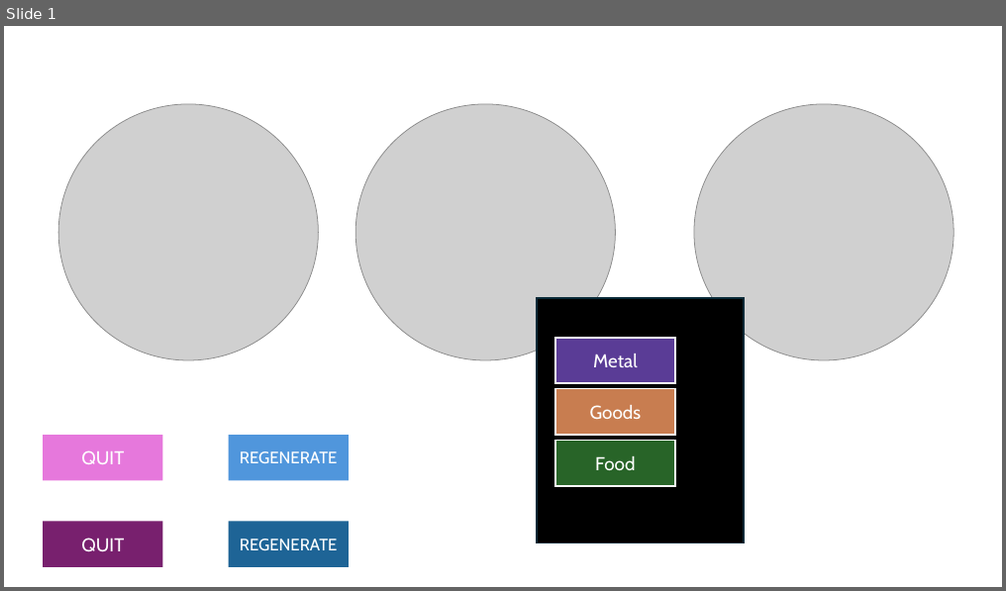
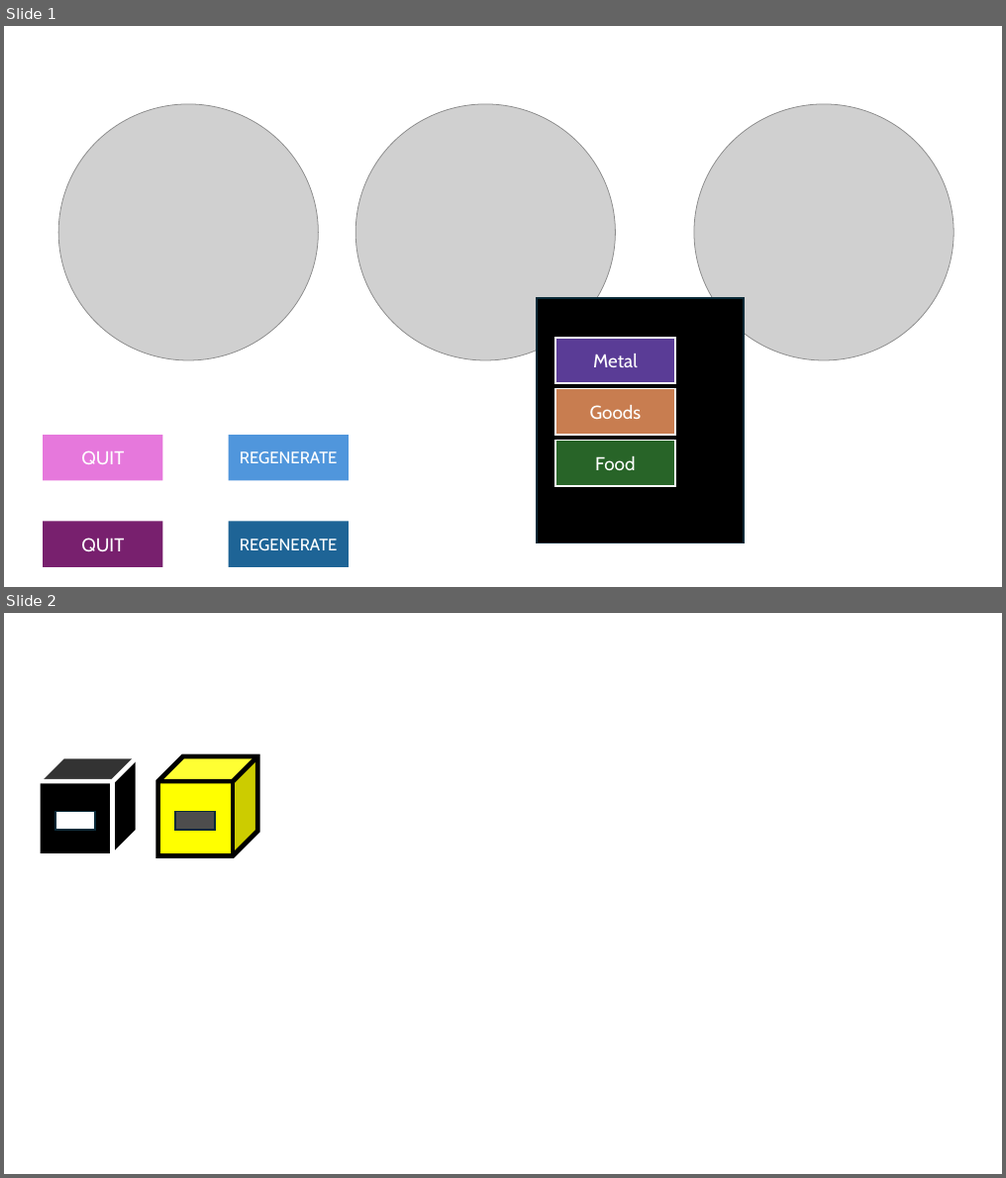
Before and after one commit to Adub3447/planetPy, a slide deck: ArtworkEditors/PPTX_Color_Sampler.pptx. Shown one above the other, each under a label of ours: slide 1 before the commit, slides 1 and 2 after it. The pictures are 1006x591 and 1006x1178 pixels, drawn with LibreOffice and Linux fonts; fonts in the diff are those of the drawing; grey boxes stand for pictures. Boxes give left, top, right and bottom in pixels: in the first picture for what was removed or moved away, otherwise in the second. Text is boxed around its words. In the diff, an @@ line names an element or a change of style, - is before the commit and + after.

```diff
--- a/ArtworkEditors/PPTX_Color_Sampler.pptx
+++ b/ArtworkEditors/PPTX_Color_Sampler.pptx
@@ slide 2 added at [4, 613, 1002, 1174], background #FFFFFF @@
@@ cube added at [38, 757, 138, 857], fill #000000, outline #FFFFFF 4.5 pt @@
@@ cube added at [158, 757, 257, 857], fill #FFFF00, outline #000000 4.5 pt @@
@@ rectangle added at [55, 811, 95, 830], fill #FFFFFF, outline #092A39 1.5 pt @@
@@ rectangle added at [175, 811, 215, 830], fill #4D4D4D, outline #092A39 1.5 pt @@
```
Also in this commit, not shown: 4 other files.
